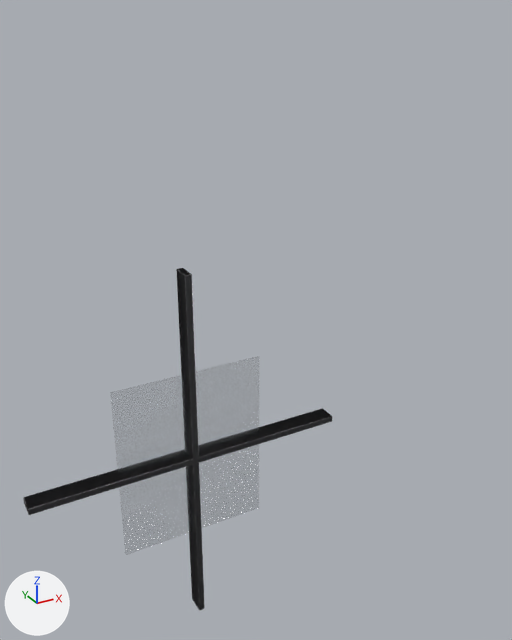
Before and after pictures for a commit that changed the glTF model public/models/authoring/curtain-wall-storefront.glb.
Before and after are seen from a 50 mm camera at (-1.78, -4.25, 3.15) aimed at (0.62, 0.11, 0.97). Every picture has the same lights, and +X, +Y and +Z are marked at lower left. The older version comes first. Where no turn or scale is listed for an object, it has been applied to the vertices. Vertices at exactly the same position are counted once.

In view in the first picture: 'HMullion_0.03', 'Panel_1', 'VMullion_2.48'.
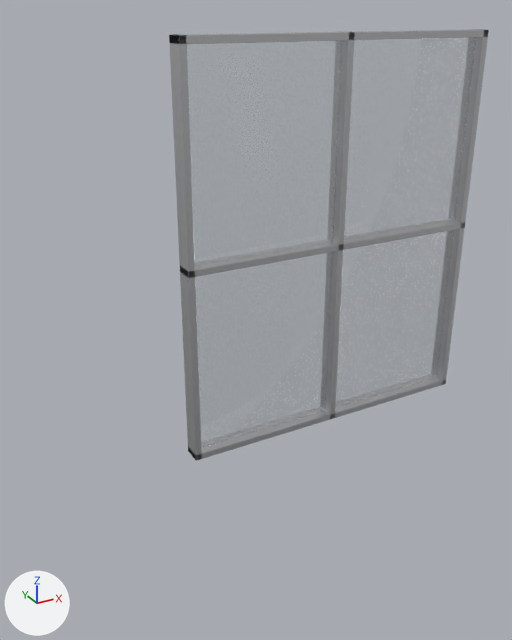
Location of each change, (x1, y1, x2, y2) in pixels of the pictures (512 x 640 px):
'Panel_1', moved: before (110, 356, 260, 555); after (187, 40, 343, 266)
'Panel_3', moved (not visible before): after (344, 37, 477, 240)
'Panel_0', moved (not visible before): after (195, 252, 333, 448)
'Panel_2', moved (not visible before): after (335, 230, 454, 408)
'VMullion_2.48', moved: before (176, 268, 205, 611); after (437, 29, 489, 384)
'VMullion_0.03', moved (not visible before): after (169, 34, 202, 460)
'HMullion_0.03', moved: before (23, 408, 332, 515); after (188, 378, 446, 461)
'VMullion_1.25', moved (not visible before): after (326, 32, 355, 419)
'HMullion_2.98', moved (not visible before): after (169, 29, 489, 44)
'HMullion_1.50', moved (not visible before): after (180, 221, 465, 277)

The change, as a diff of the scene's bpy script:
```diff
--- a/public/models/authoring/curtain-wall-storefront.glb.py
+++ b/public/models/authoring/curtain-wall-storefront.glb.py
@@ me_hmullion_0_004 @@
-me_hmullion_0_004.from_pydata(...)  # 56 vertices, 108 faces; spans x -1.25..1.25, y -0.08..0.08, z -0.03..0.03
+me_hmullion_0_004.from_pydata(...)  # 56 vertices, 108 faces; spans x 0.0..2.5, y -0.08..0.08, z 0.0..0.05
+# me_hmullion_0_004 part 1: the whole mesh is moved by (1.25, 0.0, 0.03)
 me_hmullion_0_004.materials.append(mat_a_alum)
@@ me_hmullion_1_003 @@
-me_hmullion_1_003.from_pydata(...)  # 56 vertices, 108 faces; spans x -1.25..1.25, y -0.08..0.08, z -0.03..0.03
+me_hmullion_1_003.from_pydata(...)  # 56 vertices, 108 faces; spans x 0.0..2.5, y -0.08..0.08, z 1.48..1.52
+# me_hmullion_1_003 part 2: the whole mesh is moved by (1.25, 0.0, 1.5)
 me_hmullion_1_003.materials.append(mat_a_alum)
@@ me_hmullion_2_003 @@
-me_hmullion_2_003.from_pydata(...)  # 56 vertices, 108 faces; spans x -1.25..1.25, y -0.08..0.08, z -0.03..0.03
+me_hmullion_2_003.from_pydata(...)  # 56 vertices, 108 faces; spans x 0.0..2.5, y -0.08..0.08, z 2.95..3.0
+# me_hmullion_2_003 part 3: the whole mesh is moved by (1.25, 0.0, 2.97)
 me_hmullion_2_003.materials.append(mat_a_alum)
@@ me_panel_0_002 @@
-me_panel_0_002.from_pydata(...)  # 8 vertices, 12 faces; spans x -0.586..0.586, y -0.011..0.011, z -0.711..0.711
+me_panel_0_002.from_pydata(...)  # 8 vertices, 12 faces; spans x 0.052..1.223, y -0.011..0.011, z 0.052..1.473
+# me_panel_0_002 part 4: the whole mesh is moved by (0.638, 0.0, 0.763)
 me_panel_0_002.materials.append(mat_a_glass)
@@ me_panel_1_002 @@
-me_panel_1_002.from_pydata(...)  # 8 vertices, 12 faces; spans x -0.586..0.586, y -0.011..0.011, z -0.711..0.711
+me_panel_1_002.from_pydata(...)  # 8 vertices, 12 faces; spans x 0.052..1.223, y -0.011..0.011, z 1.527..2.948
+# me_panel_1_002 part 5: the whole mesh is moved by (0.638, 0.0, 2.237)
 me_panel_1_002.materials.append(mat_a_glass)
@@ me_panel_2_002 @@
-me_panel_2_002.from_pydata(...)  # 8 vertices, 12 faces; spans x -0.586..0.586, y -0.011..0.011, z -0.711..0.711
+me_panel_2_002.from_pydata(...)  # 8 vertices, 12 faces; spans x 1.277..2.448, y -0.011..0.011, z 0.052..1.473
+# me_panel_2_002 part 6: the whole mesh is moved by (1.862, 0.0, 0.763)
 me_panel_2_002.materials.append(mat_a_glass)
@@ me_panel_3_002 @@
-me_panel_3_002.from_pydata(...)  # 8 vertices, 12 faces; spans x -0.586..0.586, y -0.011..0.011, z -0.711..0.711
+me_panel_3_002.from_pydata(...)  # 8 vertices, 12 faces; spans x 1.277..2.448, y -0.011..0.011, z 1.527..2.948
+# me_panel_3_002 part 7: the whole mesh is moved by (1.862, 0.0, 2.237)
 me_panel_3_002.materials.append(mat_a_glass)
@@ me_vmullion_0_004 @@
-me_vmullion_0_004.from_pydata(...)  # 56 vertices, 108 faces; spans x -0.03..0.03, y -0.08..0.08, z -1.5..1.5
+me_vmullion_0_004.from_pydata(...)  # 56 vertices, 108 faces; spans x 0.0..0.05, y -0.08..0.08, z 0.0..3.0
+# me_vmullion_0_004 part 8: the whole mesh is moved by (0.03, 0.0, 1.5)
 me_vmullion_0_004.materials.append(mat_a_alum)
@@ me_vmullion_1_003 @@
-me_vmullion_1_003.from_pydata(...)  # 56 vertices, 108 faces; spans x -0.03..0.03, y -0.08..0.08, z -1.5..1.5
+me_vmullion_1_003.from_pydata(...)  # 56 vertices, 108 faces; spans x 1.23..1.27, y -0.08..0.08, z 0.0..3.0
+# me_vmullion_1_003 part 9: the whole mesh is moved by (1.25, 0.0, 1.5)
 me_vmullion_1_003.materials.append(mat_a_alum)
@@ me_vmullion_2_003 @@
-me_vmullion_2_003.from_pydata(...)  # 56 vertices, 108 faces; spans x -0.03..0.03, y -0.08..0.08, z -1.5..1.5
+me_vmullion_2_003.from_pydata(...)  # 56 vertices, 108 faces; spans x 2.45..2.5, y -0.08..0.08, z 0.0..3.0
+# me_vmullion_2_003 part 10: the whole mesh is moved by (2.47, 0.0, 1.5)
 me_vmullion_2_003.materials.append(mat_a_alum)
```
